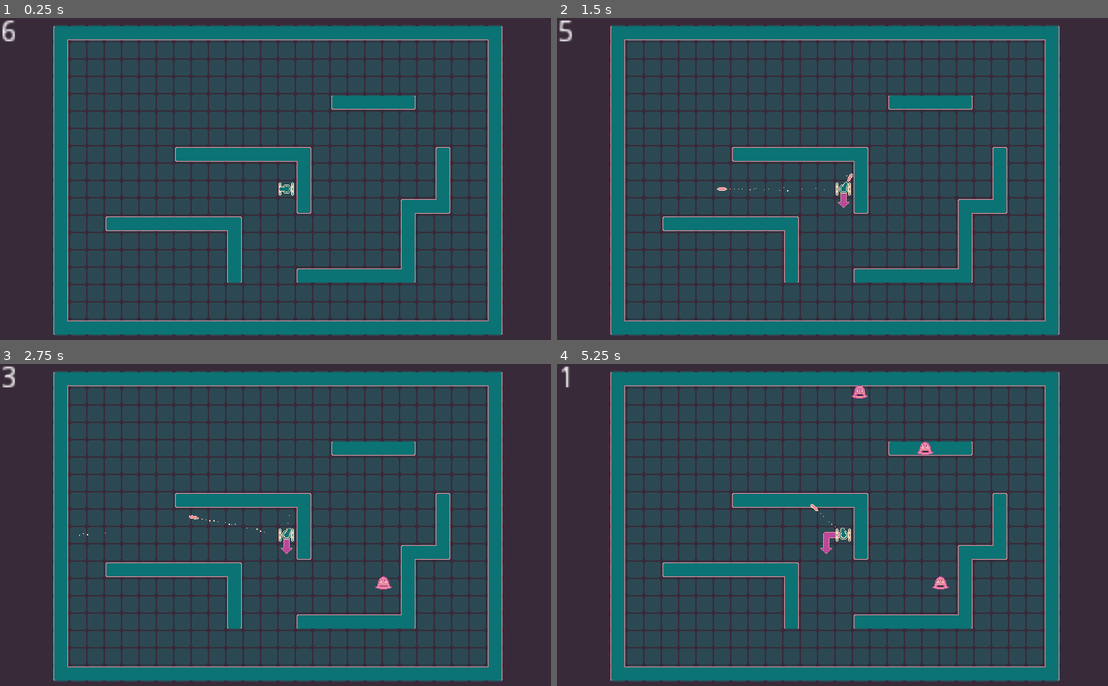
Above: before the commit, frames 1-4 (two rows, left to right).
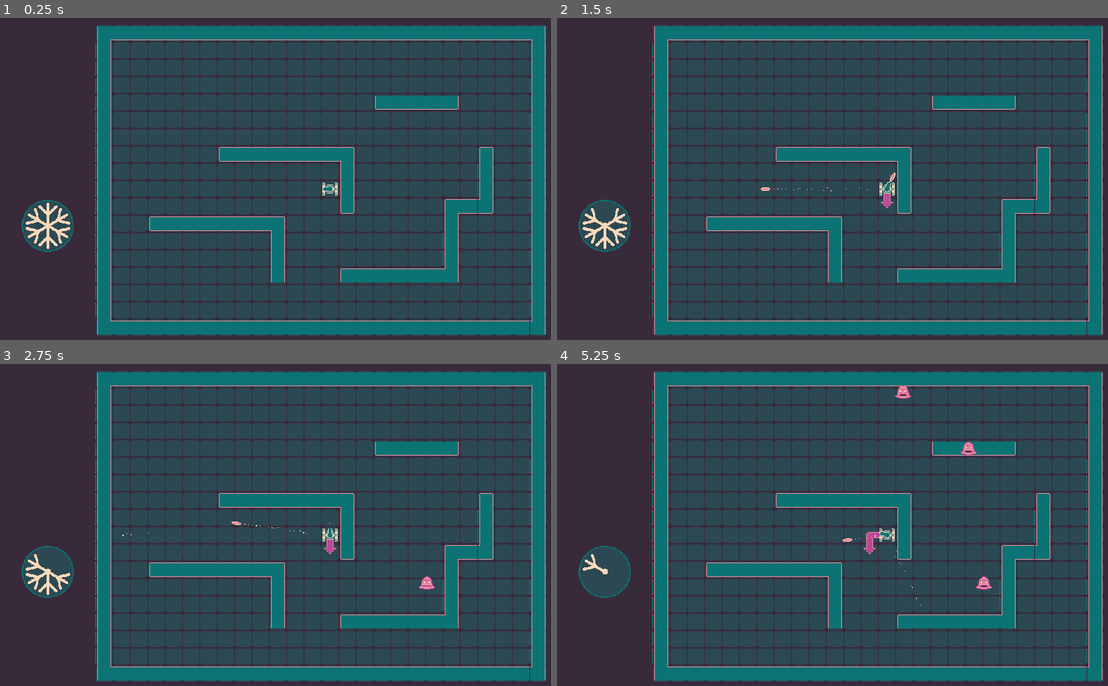
Above: after the commit, the same moments.

Repository: marc-jones/gdl-summer-jam-2021
Game: Godot game, scene res://nodes/PlayState.tscn
Same seed, same stepped clock (60 frames per second), same inputs: the game is played once before the commit and once after it.
Inputs (mouse positions are in pixels of both pictures, inside the frame that each line leads up to):
- Up to frame 1 (0.25 s): no input
- Up to frame 2 (1.5 s): tap Enter at 0.5 s; move the mouse to (959, 162) at 0.52 s; hold Right (ui_right) 0.53-1.28 s; tap Space at 1.25 s; move the mouse to (722, 195) at 1.27 s; hold Down (ui_down) from 1.28 s (still down)
- Up to frame 3 (2.75 s): move the mouse to (336, 454) at 2.02 s; release Down (ui_down) at 2.03 s; hold Right (ui_right) from 2.03 s (still down)
- Up to frame 4 (5.25 s): move the mouse to (804, 592) at 2.77 s; release Right (ui_right) at 2.78 s; hold Up (ui_up) 2.78-3.53 s; move the mouse to (1003, 576) at 3.52 s; hold Left (ui_left) 3.53-5.03 s; move the mouse to (667, 476) at 4.27 s; move the mouse to (860, 525) at 5.02 s; hold Down (ui_down) from 5.03 s (still down)

The runs differ from the first frame. In frame 1, 34% of the frame differs, in the area x 0-100%, y 0-99%; in frame 2, 34%; in frame 3, 34%; in frame 4, 34%.
Error in both runs: Invalid get index '1' (on base: 'PoolVector2Array'). (res://scripts/Enemy.gd:22)

Commit message:
Added freeze indicator

Diff:
--- /dev/null
+++ b/nodes/FreezeIndicator.tscn
@@ -0,0 +1,34 @@
+[gd_scene load_steps=9 format=2]
+
+[ext_resource path="res://scripts/FreezeIndicator.gd" type="Script" id=1]
+[ext_resource path="res://assets/sprites/freeze_indicator/freeze_04.png" type="Texture" id=2]
+[ext_resource path="res://assets/sprites/freeze_indicator/freeze_03.png" type="Texture" id=3]
+[ext_resource path="res://assets/sprites/freeze_indicator/freeze_05.png" type="Texture" id=4]
+[ext_resource path="res://assets/sprites/freeze_indicator/freeze_01.png" type="Texture" id=5]
+[ext_resource path="res://assets/sprites/freeze_indicator/freeze_06.png" type="Texture" id=6]
+[ext_resource path="res://assets/sprites/freeze_indicator/freeze_02.png" type="Texture" id=7]
+[ext_resource path="res://assets/sprites/freeze_indicator/freeze_00.png" type="Texture" id=8]
+
+[node name="FreezeIndicator" type="Node2D"]
+script = ExtResource( 1 )
+
+[node name="0" type="Sprite" parent="."]
+texture = ExtResource( 8 )
+
+[node name="1" type="Sprite" parent="."]
+texture = ExtResource( 5 )
+
+[node name="2" type="Sprite" parent="."]
+texture = ExtResource( 7 )
+
+[node name="3" type="Sprite" parent="."]
+texture = ExtResource( 3 )
+
+[node name="4" type="Sprite" parent="."]
+texture = ExtResource( 2 )
+
+[node name="5" type="Sprite" parent="."]
+texture = ExtResource( 4 )
+
+[node name="6" type="Sprite" parent="."]
+texture = ExtResource( 6 )
--- a/nodes/PlayState.tscn
+++ b/nodes/PlayState.tscn
@@ -1,10 +1,11 @@
-[gd_scene load_steps=19 format=2]
+[gd_scene load_steps=20 format=2]
 
 [ext_resource path="res://nodes/Grid.tscn" type="PackedScene" id=1]
 [ext_resource path="res://scripts/PlayState.gd" type="Script" id=2]
 [ext_resource path="res://scripts/Indicator.gd" type="Script" id=3]
 [ext_resource path="res://assets/sprites/floor.png" type="Texture" id=4]
 [ext_resource path="res://assets/sprites/wall_sheet.png" type="Texture" id=5]
+[ext_resource path="res://nodes/FreezeIndicator.tscn" type="PackedScene" id=6]
 
 [sub_resource type="NavigationPolygon" id=4]
 vertices = PoolVector2Array( 8, 0, 8, 0, 0, 8, 0, 8, 0, 24, 8, 32, 8, 32, 24, 32, 32, 24, 32, 24, 32, 8, 24, 0, 24, 0 )
@@ -156,11 +157,11 @@
 [node name="Grid" parent="." instance=ExtResource( 1 )]
 
 [node name="Navigation2D" type="Navigation2D" parent="."]
+position = Vector2( 208, 44 )
 
 [node name="TileMap" type="TileMap" parent="Navigation2D" groups=[
 "walls",
 ]]
-position = Vector2( 128, 44 )
 tile_set = SubResource( 3 )
 cell_size = Vector2( 32, 32 )
 format = 1
@@ -173,18 +174,14 @@
 
 [node name="Entities" type="Node2D" parent="."]
 
+[node name="HUD" type="Node2D" parent="."]
+
+[node name="FreezeIndicator" parent="HUD" instance=ExtResource( 6 )]
+position = Vector2( 88, 384 )
+
 [node name="MoveTimer" type="Timer" parent="."]
 one_shot = true
 
 [node name="ProjectileTimer" type="Timer" parent="."]
 
 [node name="EnemyTimer" type="Timer" parent="."]
-
-[node name="Label" type="Label" parent="."]
-margin_right = 40.0
-margin_bottom = 14.0
-rect_scale = Vector2( 4, 4 )
-text = "TEST"
-__meta__ = {
-"_edit_use_anchors_": false
-}
--- /dev/null
+++ b/scripts/FreezeIndicator.gd
@@ -0,0 +1,9 @@
+extends Node2D
+
+func _ready():
+	pass
+
+func update_sprites(current_time):
+	for child in get_children():
+		child.hide()
+	get_node(str(ceil(current_time))).show()
--- a/scripts/PlayState.gd
+++ b/scripts/PlayState.gd
@@ -18,7 +18,6 @@
 var map_midpoint
 
 func _ready():
-	map_midpoint = get_viewport_rect().size / 2
 	init_move_timer()
 	init_projectile_timer()
 	init_map()
@@ -39,6 +38,7 @@
 
 func init_map():
 	$Grid.init(floor_textures, map_height, map_width)
+	map_midpoint = $Navigation2D.get_position() + $Grid.size / 2
 	$Grid.set_position(map_midpoint)
 	$Entities.set_position(map_midpoint)
 	$Projectiles.set_position(map_midpoint)
@@ -90,8 +90,7 @@
 	update_hud()
 
 func update_hud():
-	# DEBUG
-	$Label.text = str(round($MoveTimer.get_time_left()))
+	$HUD/FreezeIndicator.update_sprites($MoveTimer.get_time_left())
 
 func projectile_timer_callback():
 	spawn_projectile()
Binary file added: assets/sprites/freeze_indicator/freeze_00.png
Not shown, added: assets/sprites/freeze_indicator/freeze_00.png.import
Binary file added: assets/sprites/freeze_indicator/freeze_01.png
Not shown, added: assets/sprites/freeze_indicator/freeze_01.png.import
Binary file added: assets/sprites/freeze_indicator/freeze_02.png
Not shown, added: assets/sprites/freeze_indicator/freeze_02.png.import
Binary file added: assets/sprites/freeze_indicator/freeze_03.png
Not shown, added: assets/sprites/freeze_indicator/freeze_03.png.import
Binary file added: assets/sprites/freeze_indicator/freeze_04.png
Not shown, added: assets/sprites/freeze_indicator/freeze_04.png.import
Binary file added: assets/sprites/freeze_indicator/freeze_05.png
Not shown, added: assets/sprites/freeze_indicator/freeze_05.png.import
(and 2 more such lines)
